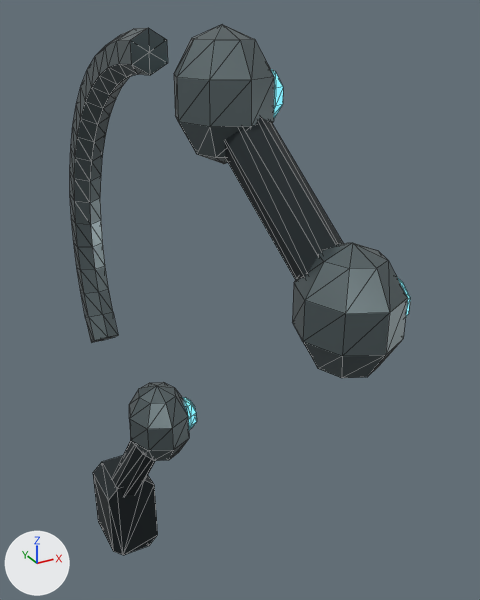
Two versions of the glTF model client/assets/originals/cranial_interface_left.glb, one commit apart.
The view is the same before and after, from a 50 mm camera at (-0.0328, -0.0994, 0.0479) aimed at (0.0226, 0.0012, -0.0024). The axes (+X, +Y, +Z) are drawn at lower left. The lights are the same throughout. The picture after the commit comes second. Mesh edges are drawn as thin lines. Vertices at exactly the same position are counted once.

The older version as bpy lines, for what is in view:
```python
me_cranial_interface_left = bpy.data.meshes.new('cranial_interface_left')
me_cranial_interface_left.from_pydata(...)  # 356 vertices, 672 faces; spans x 0.001..0.0247, y -0.0466..0.0453, z -0.0795..0.046
# faces by material slot: [396, 84, 192]
me_cranial_interface_left.materials.append(mat_steel)  # grey #6e7b7e
me_cranial_interface_left.materials.append(mat_frame)  # dark grey #30383b
me_cranial_interface_left.materials.append(mat_cyan)  # cyan #74d2dc, glowing cyan #69c9da
ob_cranial_interface_left = bpy.data.objects.new('cranial_interface_left', me_cranial_interface_left)
ob_cranial_interface_left.location = (0.0, 0.0, 0.0)
```
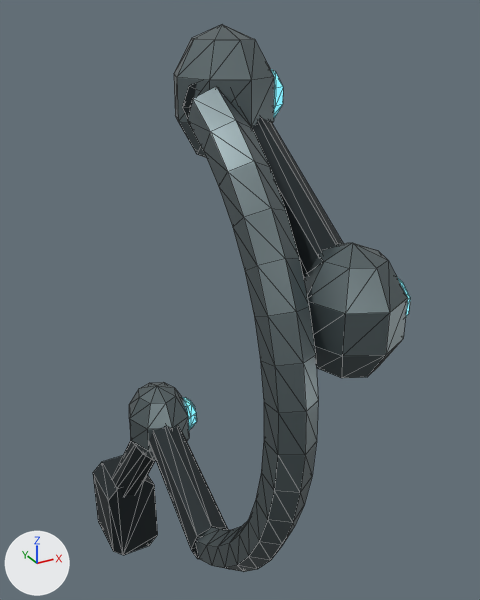
Boxes (x1, y1, x2, y2) around the edits, measured in the pictures (480 x 600 px; the box of a moved part takes in the faces that stretch with it):
'cranial_interface_left', reshaped (7% narrower): before (70, 24, 410, 555); after (93, 24, 410, 572)
part 1 of me_cranial_interface_left, moved or reshaped: before (70, 28, 168, 342); after (188, 86, 318, 572)
part 2 of me_cranial_interface_left, added (mostly hidden): after (182, 83, 197, 119)
part 3 of me_cranial_interface_left, added: after (149, 425, 228, 559)

What changed in the scene script:
```text
Change me_cranial_interface_left:
    used by ob_cranial_interface_left; location = (0.0, 0.0, 0.0)
    remove me_cranial_interface_left.from_pydata(...)  # 356 vertices, 672 faces; spans x 0.001..0.0247, y -0.0466..0.0453, z -0.0795..0.046
    add me_cranial_interface_left.from_pydata(...)  # 388 vertices, 728 faces; spans x 0.001..0.0247, y -0.0466..0.04, z -0.0795..0.046
    me_cranial_interface_left part 1: the loose piece of 104 vertices spanning x 0.0031..0.0089, y -0.0013..0.0453, z -0.0237..0.0453 is turned 151.8 degrees about the x axis through the mesh origin
    me_cranial_interface_left part 2: a new loose piece of 16 vertices spanning x 0.0032..0.0128, y -0.0238..-0.0144, z 0.0325..0.0408, in mat_frame (dark grey #30383b)
    me_cranial_interface_left part 3: a new loose piece of 16 vertices spanning x 0.0022..0.0148, y -0.0193..0.0176, z -0.0414..-0.0312, in mat_frame (dark grey #30383b)
```
